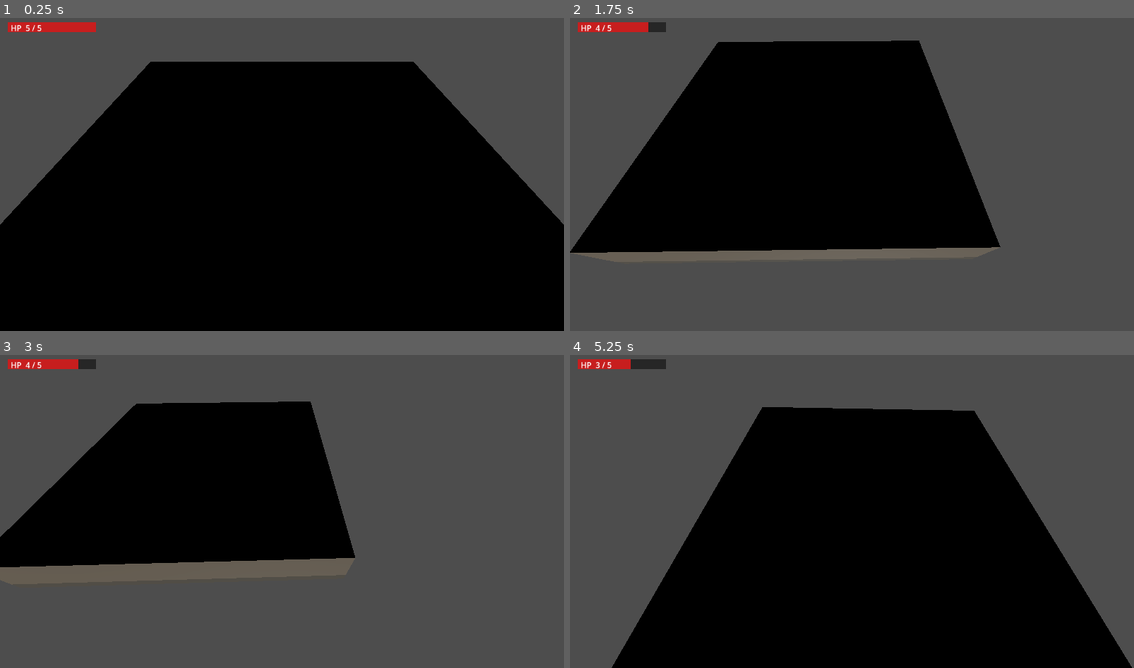
Above: before the commit, frames 1-4 (two rows, left to right).
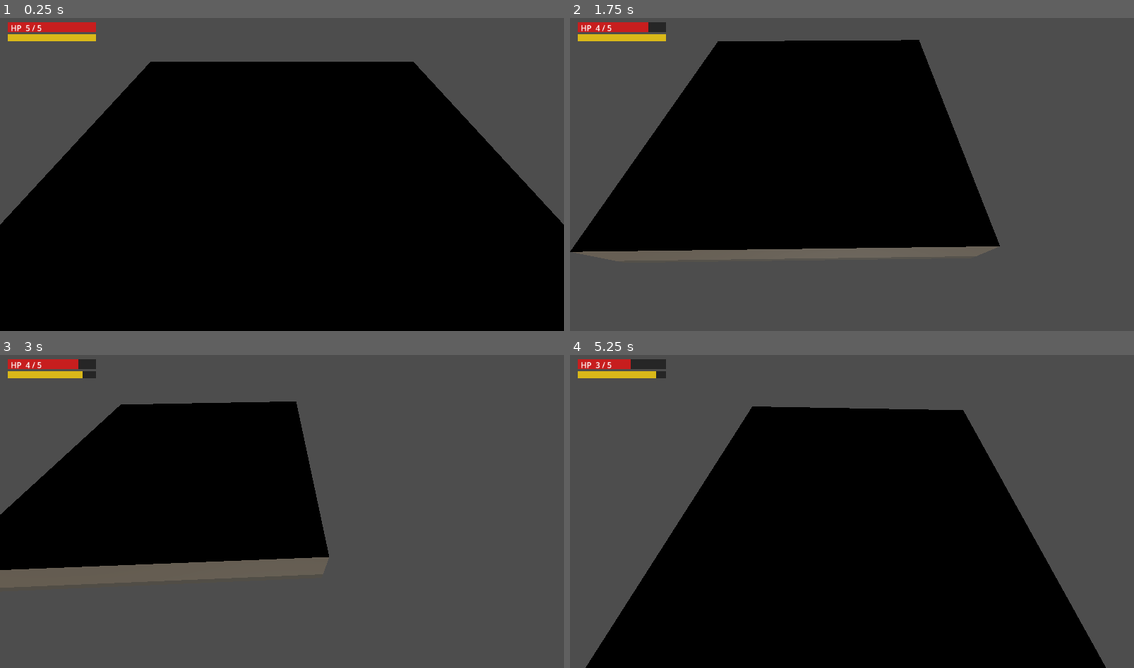
Above: after the commit, the same moments.

Repository: BenjiinxGrimm/knights-bane
Game: Godot game, scene res://scenes/main.tscn
Two runs of this game, one before a commit and one after it. Both use one fixed random seed, a clock stepped at 60 frames per second and the inputs below.
Inputs (mouse positions are in pixels of both pictures, inside the frame that each line leads up to):
- Up to frame 1 (0.25 s): no input
- Up to frame 2 (1.75 s): move the mouse to (976, 155) at 0.52 s; press the mouse at (976, 155) at 0.53 s; hold D (move_right) 0.53-1.28 s; tap Space (dodge) at 0.8, 1.35 s; move the mouse to (739, 187) at 1.27 s; release the mouse at (739, 187) at 1.28 s; hold S (move_down) from 1.28 s (still down); tap Backspace (sprint, bound only after the commit) at 1.55 s
- Up to frame 3 (3 s): move the mouse to (338, 439) at 2.02 s; release S (move_down) at 2.03 s; hold D (move_right) 2.03-2.78 s; hold Backspace (sprint, bound only after the commit) 2.03-2.78 s; click (338, 439) at 2.3 s; move the mouse to (253, 574) at 2.77 s; hold W (move_up) from 2.78 s (still down); click (253, 574) at 2.85 s
- Up to frame 4 (5.25 s): tap Space (dodge) at 3.05 s; move the mouse to (1021, 558) at 3.52 s; release W (move_up) at 3.53 s; hold Space (dodge) 3.53-4.28 s; hold A (move_left) 3.53-5.03 s; tap Backspace (sprint, bound only after the commit) at 3.8, 4.35 s; move the mouse to (682, 461) at 4.27 s; click (682, 461) at 4.55 s; move the mouse to (880, 508) at 5.02 s; press the mouse at (880, 508) at 5.03 s; hold S (move_down) from 5.03 s (still down)

The runs differ from the first frame. In frame 1, 0.4% of the frame differs, in the area x 1-18%, y 5-8%; in frame 2, 0.8%; in frame 3, 3.8%; in frame 4, 5.8%, in the area x 1-100%, y 5-100%.

Commit message:
Add stamina system with sprint and HUD bar
Stamina pool (100) regenerates at 25/s after a 0.8s delay.
Hold Shift to sprint (1.6x speed, 20/s drain). Blocked below 20 stamina.
Dodge keeps its own cooldown, no stamina cost.
HUD gains a yellow stamina bar below HP. Dims grey when nearly empty.
Attack stamina costs stubbed for when attack types are designed.

Co-Authored-By: Claude Sonnet 4.6 <noreply@anthropic.com>

Diff:
--- a/project.godot
+++ b/project.godot
@@ -42,6 +42,12 @@
 , Object(InputEventJoypadMotion,"resource_local_to_scene":false,"resource_name":"","device":-1,"axis":0,"axis_value":1.0,"script":null)
 ]
 }
+sprint={
+"deadzone": 0.5,
+"events": [Object(InputEventKey,"resource_local_to_scene":false,"resource_name":"","device":-1,"window_id":0,"alt_pressed":false,"shift_pressed":false,"ctrl_pressed":false,"meta_pressed":false,"pressed":false,"keycode":0,"physical_keycode":4194308,"key_label":0,"unicode":0,"location":1,"echo":false,"script":null)
+, Object(InputEventJoypadButton,"resource_local_to_scene":false,"resource_name":"","device":-1,"button_index":7,"pressure":0.0,"pressed":false,"script":null)
+]
+}
 dodge={
 "deadzone": 0.5,
 "events": [Object(InputEventKey,"resource_local_to_scene":false,"resource_name":"","device":-1,"window_id":0,"alt_press …(191 unchanged characters)…
--- a/scripts/hud.gd
+++ b/scripts/hud.gd
@@ -1,33 +1,42 @@
 extends CanvasLayer
 
-const BAR_WIDTH  := 180.0
-const BAR_HEIGHT := 20.0
-const MARGIN     := 16.0
+const BAR_WIDTH   := 180.0
+const HP_HEIGHT   := 20.0
+const ST_HEIGHT   := 14.0
+const MARGIN      := 16.0
+const BAR_GAP     := 5.0
 
-var _bar_bg: ColorRect
-var _bar_fill: ColorRect
-var _label: Label
+var _hp_bg: ColorRect
+var _hp_fill: ColorRect
+var _hp_label: Label
+var _st_bg: ColorRect
+var _st_fill: ColorRect
 var _player: Node = null
 
 func _ready() -> void:
-	_bar_bg = ColorRect.new()
-	_bar_bg.color = Color(0.1, 0.1, 0.1, 0.75)
-	_bar_bg.size = Vector2(BAR_WIDTH, BAR_HEIGHT)
-	_bar_bg.position = Vector2(MARGIN, MARGIN)
-	add_child(_bar_bg)
+	var hp_y := MARGIN
+	var st_y := MARGIN + HP_HEIGHT + BAR_GAP
 
-	_bar_fill = ColorRect.new()
-	_bar_fill.color = Color(0.78, 0.12, 0.12, 1)
-	_bar_fill.size = Vector2(BAR_WIDTH, BAR_HEIGHT)
-	_bar_fill.position = Vector2(MARGIN, MARGIN)
-	add_child(_bar_fill)
+	_hp_bg = _make_rect(Color(0.1, 0.1, 0.1, 0.75), Vector2(BAR_WIDTH, HP_HEIGHT), Vector2(MARGIN, hp_y))
+	_hp_fill = _make_rect(Color(0.78, 0.12, 0.12, 1), Vector2(BAR_WIDTH, HP_HEIGHT), Vector2(MARGIN, hp_y))
 
-	_label = Label.new()
-	_label.position = Vector2(MARGIN + 6.0, MARGIN)
-	_label.size = Vector2(BAR_WIDTH, BAR_HEIGHT)
-	_label.vertical_alignment = VERTICAL_ALIGNMENT_CENTER
-	_label.add_theme_color_override("font_color", Color.WHITE)
-	add_child(_label)
+	_hp_label = Label.new()
+	_hp_label.position = Vector2(MARGIN + 6.0, hp_y)
+	_hp_label.size = Vector2(BAR_WIDTH, HP_HEIGHT)
+	_hp_label.vertical_alignment = VERTICAL_ALIGNMENT_CENTER
+	_hp_label.add_theme_color_override("font_color", Color.WHITE)
+	add_child(_hp_label)
+
+	_st_bg   = _make_rect(Color(0.1, 0.1, 0.1, 0.75), Vector2(BAR_WIDTH, ST_HEIGHT), Vector2(MARGIN, st_y))
+	_st_fill = _make_rect(Color(0.85, 0.72, 0.1, 1),  Vector2(BAR_WIDTH, ST_HEIGHT), Vector2(MARGIN, st_y))
+
+func _make_rect(color: Color, size: Vector2, pos: Vector2) -> ColorRect:
+	var r := ColorRect.new()
+	r.color = color
+	r.size = size
+	r.position = pos
+	add_child(r)
+	return r
 
 func _process(_delta: float) -> void:
 	if _player == null:
@@ -35,14 +44,19 @@
 	if _player == null:
 		return
 
-	var hp     = _player.get("hp")
-	var max_hp = _player.get("max_hp")
-	if hp == null or max_hp == null or max_hp == 0:
-		return
+	var hp         = _player.get("hp")
+	var max_hp     = _player.get("max_hp")
+	var stamina    = _player.get("stamina")
+	var max_stamina = _player.get("max_stamina")
 
-	var ratio := clampf(float(hp) / float(max_hp), 0.0, 1.0)
-	_bar_fill.size.x = BAR_WIDTH * ratio
-	_label.text = "HP  %d / %d" % [hp, max_hp]
+	if hp != null and max_hp != null and max_hp > 0:
+		var ratio := clampf(float(hp) / float(max_hp), 0.0, 1.0)
+		_hp_fill.size.x = BAR_WIDTH * ratio
+		_hp_label.text = "HP  %d / %d" % [hp, max_hp]
+		_hp_fill.color = Color(0.78, 0.12, 0.12, 1) if ratio > 0.4 else Color(0.95, 0.08, 0.08, 1)
 
-	# Bar shifts darker red when low
-	_bar_fill.color = Color(0.78, 0.12, 0.12, 1) if ratio > 0.4 else Color(0.95, 0.08, 0.08, 1)
+	if stamina != null and max_stamina != null and max_stamina > 0:
+		var ratio := clampf(float(stamina) / float(max_stamina), 0.0, 1.0)
+		_st_fill.size.x = BAR_WIDTH * ratio
+		# Dims toward grey when nearly empty
+		_st_fill.color = Color(0.85, 0.72, 0.1, 1) if ratio > 0.25 else Color(0.55, 0.50, 0.15, 1)
--- a/scripts/player.gd
+++ b/scripts/player.gd
@@ -3,6 +3,13 @@
 @export var move_speed: float = 5.0
 @export var attack_move_penalty: float = 0.4
 @export var max_hp: int = 5
+@export var max_stamina: float = 100.0
+@export var stamina_regen_rate: float = 25.0
+@export var stamina_regen_delay: float = 0.8
+@export var sprint_speed_mult: float = 1.6
+@export var sprint_drain_rate: float = 20.0
+@export var sprint_min_stamina: float = 20.0
+# Attack stamina costs go here once attack types are designed
 
 const GRAVITY := -20.0
 const STARTUP_TIME     := 0.10
@@ -21,6 +28,7 @@
 enum AttackState { IDLE, STARTUP, ACTIVE, RECOVERY }
 
 var hp: int
+var stamina: float
 var _attack_state: AttackState = AttackState.IDLE
 var _attack_timer: float = 0.0
 var _flash_timer: float = 0.0
@@ -29,6 +37,8 @@
 var _dodge_timer: float = 0.0
 var _dodge_cooldown: float = 0.0
 var _dodge_dir: Vector3 = Vector3.ZERO
+var _sprinting: bool = false
+var _stamina_regen_timer: float = 0.0
 var _spawn_position: Vector3
 var _material: StandardMaterial3D
 
@@ -40,6 +50,7 @@
 func _ready() -> void:
 	add_to_group("player")
 	hp = max_hp
+	stamina = max_stamina
 	_spawn_position = global_position
 	_material = StandardMaterial3D.new()
 	_material.albedo_color = COLOR_NORMAL
@@ -57,9 +68,11 @@
 
 func _respawn() -> void:
 	hp = max_hp
+	stamina = max_stamina
 	global_position = _spawn_position
 	velocity = Vector3.ZERO
 	_dodging = false
+	_sprinting = false
 	_attack_state = AttackState.IDLE
 	_hitbox_mesh.visible = false
 	print("You died — respawning")
@@ -80,7 +93,6 @@
 	if input_dir.length_squared() > 0.01:
 		_dodge_dir = Vector3(input_dir.x, 0.0, input_dir.y).normalized()
 	else:
-		# No input — dodge backward away from facing direction
 		_dodge_dir = transform.basis.z.normalized()
 	_attack_state = AttackState.IDLE
 	_hitbox_mesh.visible = false
@@ -91,6 +103,7 @@
 func _physics_process(delta: float) -> void:
 	_tick_attack(delta)
 	_tick_dodge(delta)
+	_tick_stamina(delta)
 	_tick_timers(delta)
 
 	if _dodging:
@@ -104,9 +117,13 @@
 		if input_dir.length_squared() > 1.0:
 			input_dir = input_dir.normalized()
 		var direction := Vector3(input_dir.x, 0.0, input_dir.y)
+
 		var speed_mult := 1.0
 		if _attack_state == AttackState.STARTUP or _attack_state == AttackState.ACTIVE:
 			speed_mult = attack_move_penalty
+		elif _sprinting:
+			speed_mult = sprint_speed_mult
+
 		velocity.x = direction.x * move_speed * speed_mult
 		velocity.z = direction.z * move_speed * speed_mult
 
@@ -116,6 +133,22 @@
 	if not is_on_floor():
 		velocity.y += GRAVITY * delta
 	move_and_slide()
+
+func _tick_stamina(delta: float) -> void:
+	var moving := Vector2(velocity.x, velocity.z).length_squared() > 0.1
+	_sprinting = Input.is_action_pressed("sprint") and moving and stamina >= sprint_min_stamina and not _dodging
+
+	if _sprinting:
+		_use_stamina(sprint_drain_rate * delta)
+
+	if _stamina_regen_timer > 0.0:
+		_stamina_regen_timer -= delta
+	elif stamina < max_stamina:
+		stamina = minf(stamina + stamina_regen_rate * delta, max_stamina)
+
+func _use_stamina(amount: float) -> void:
+	stamina = maxf(stamina - amount, 0.0)
+	_stamina_regen_timer = stamina_regen_delay
 
 func _tick_dodge(delta: float) -> void:
 	if _dodge_cooldown > 0.0:
@@ -132,8 +165,6 @@
 		_iframes_timer -= delta
 	if _flash_timer > 0.0:
 		_flash_timer -= delta
-
-	# Colour priority: dodge > hit flash > normal
 	if _dodging:
 		_material.albedo_color = COLOR_DODGE
 	elif _flash_timer > 0.0:
